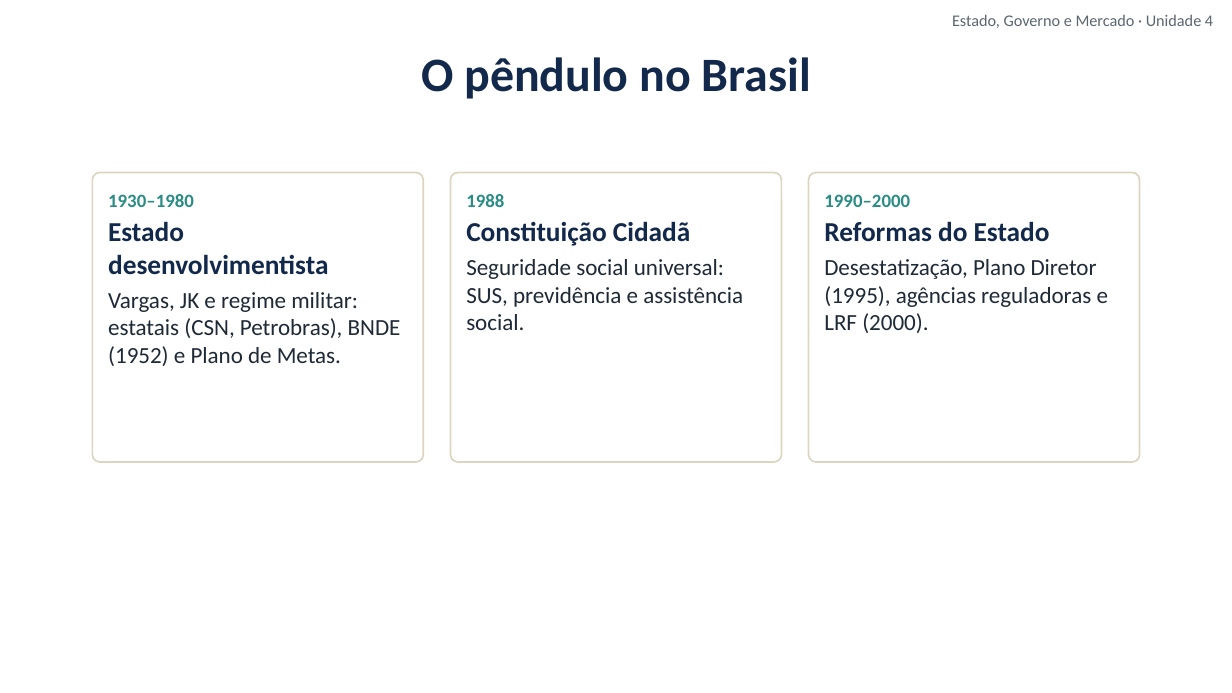
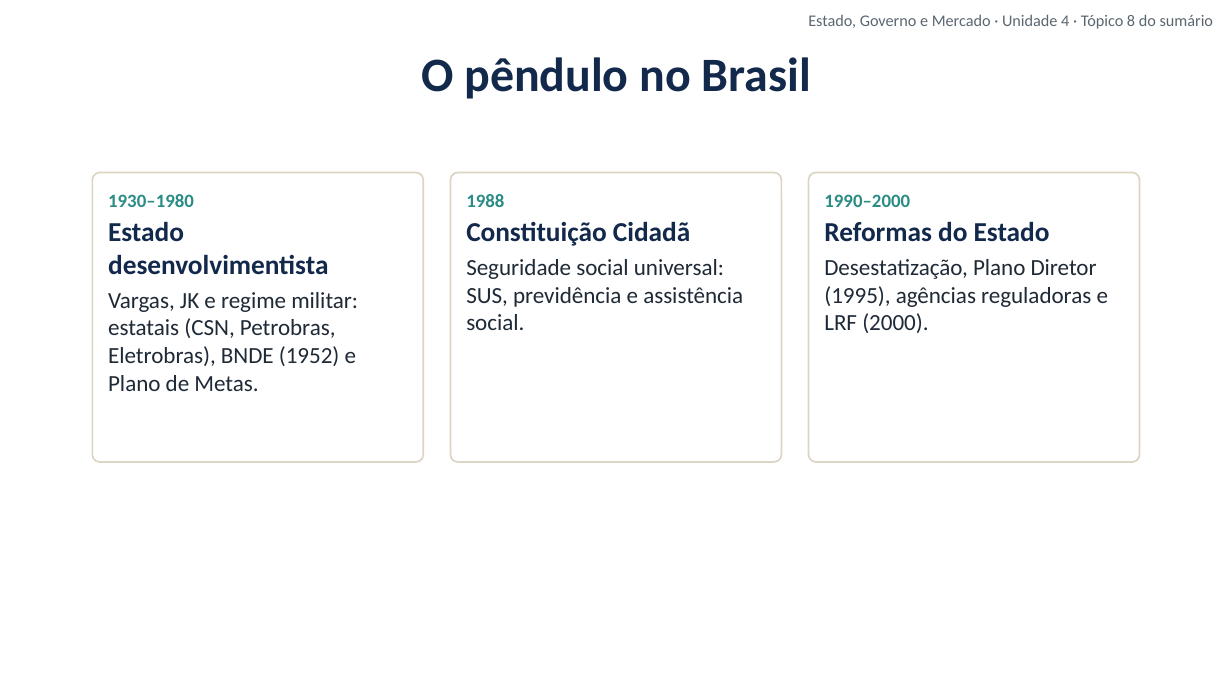
Before and after one commit to cleitonfranco74/gestao_publica, a slide deck: slide 16 of disciplina-01-estado-governo-mercado/materiais/04_Unidade_4_Modelos_de_Estado_e_Brasil.pptx (slide 15 before the commit). Drawn at 1232x693 pixels with LibreOffice and Linux fonts; fonts in the diff are those of the drawing; background and template pictures are left out. Boxes give left, top, right and bottom in pixels: in the first picture for what was removed or moved away, otherwise in the second. Text is boxed around its words. In the diff, an @@ line names an element or a change of style, - is before the commit and + after.

```diff
--- a/disciplina-01-estado-governo-mercado/materiais/04_Unidade_4_Modelos_de_Estado_e_Brasil.pptx
+++ b/disciplina-01-estado-governo-mercado/materiais/04_Unidade_4_Modelos_de_Estado_e_Brasil.pptx
@@ text at (808,14,1213,29): text changed @@
-Estado, Governo e Mercado · Unidade 4
+Estado, Governo e Mercado · Unidade 4 · Tópico 8 do sumário
@@ text in rounded rectangle at (108,292,358,391): text changed @@
-Vargas, JK e regime militar: estatais (CSN, Petrobras), BNDE (1952) e Plano de Metas.
+Vargas, JK e regime militar: estatais (CSN, Petrobras, Eletrobras), BNDE (1952) e Plano de Metas.
```
Also in this commit, not shown: 19 other slides changed, 2 slides added, 8 other files.
